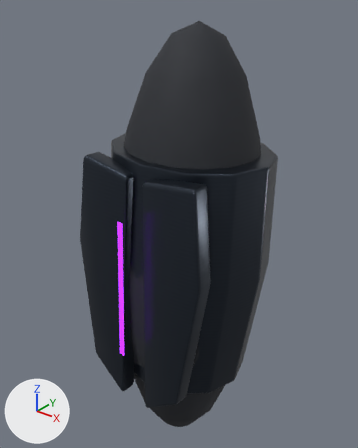
Before and after pictures for a commit that changed the Blender file ArtSource/Heroes/VoidKnight/Modules/Cuisse_L.blend.
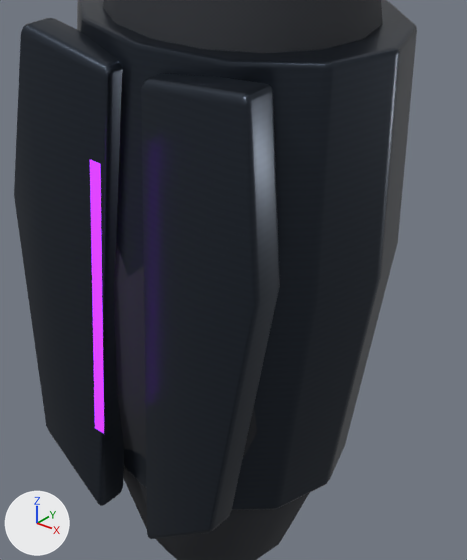
Each version is shown whole from a camera (50 mm lens) standing at (0.167, -0.412, 1.015) and looking at (-0.158, -0.006, 0.763), then close up on the part from 20% to 85% of the width and 32% to 93% of the height. The axes (+X, +Y, +Z) are drawn at lower left. The lights are the same throughout. The last two pictures show the newer version.

Names of what the first close-up shows: 'VK2_Cuisse_L', 'VK2_ThighLight_L', 'VK2_ThighPlate_L-1', 'VK2_ThighPlate_L1', 'VK_Undersuit_ThighL'.
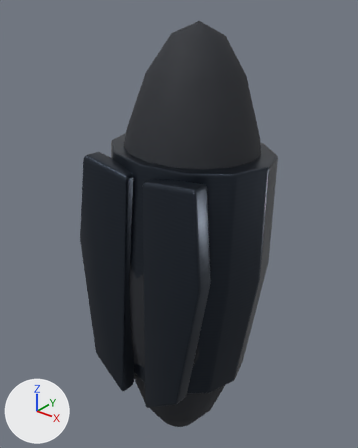
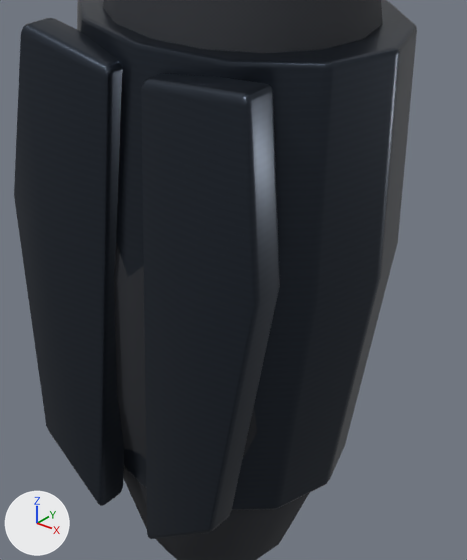
What differs and where, as boxes [x1, y1, x2, y2] in the close-ups (467 x 560 px):
'VK2_ThighLight_L', deleted (purple)
    before: [90, 160, 104, 433]

The change in detail:
Object 'VK2_ThighLight_L' (ob_vk2_thighlight_l) is deleted.
